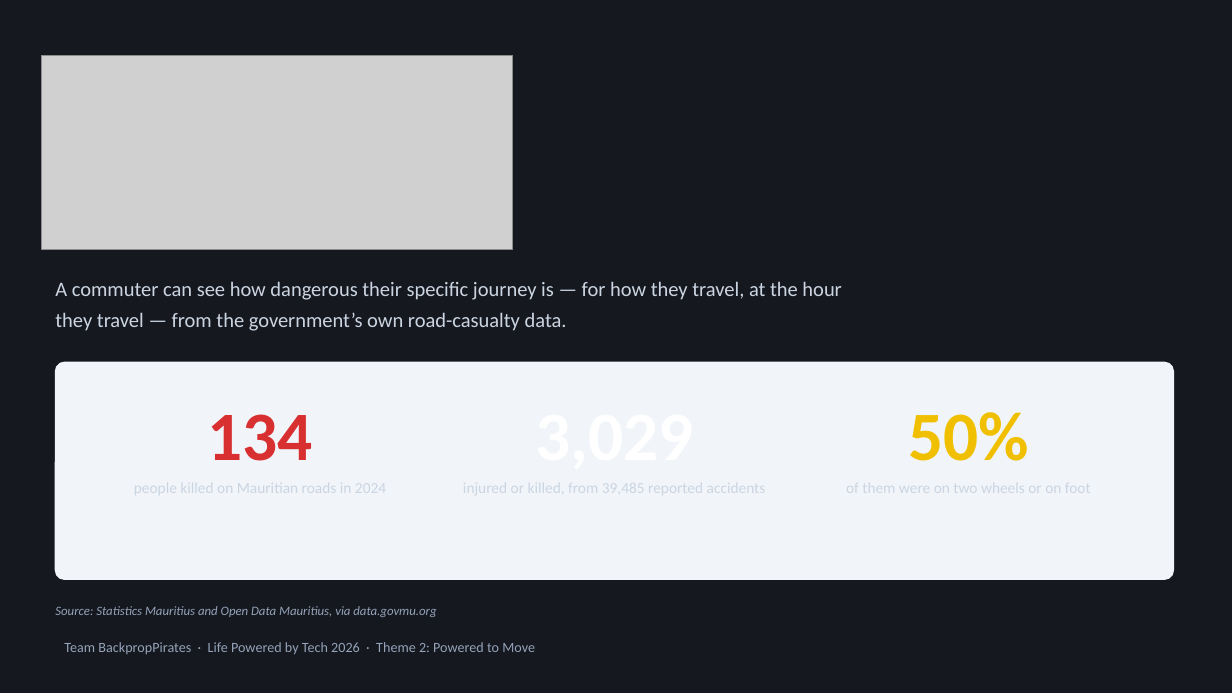
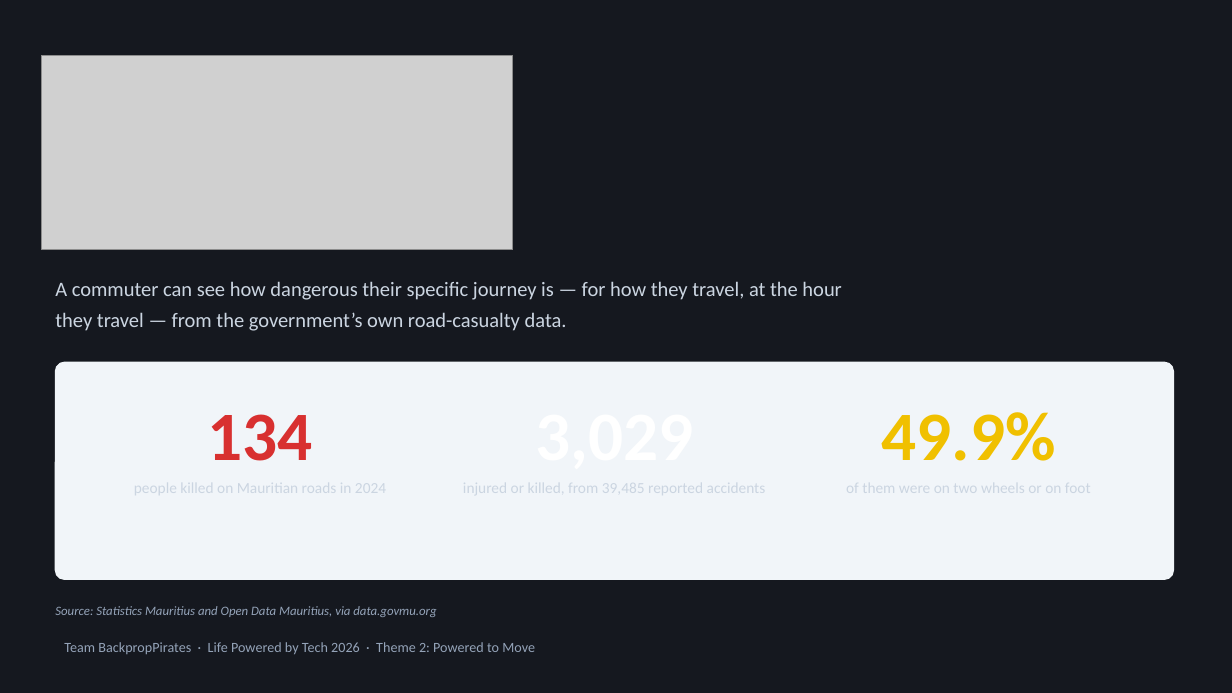
Before and after one commit to sahiljeebun132-dev/BackpropPirates, a slide deck: slide 1 of docs/Zetway-Pitch.pptx. Drawn at 1232x693 pixels with LibreOffice and Linux fonts; fonts in the diff are those of the drawing; grey boxes stand for pictures. Boxes give left, top, right and bottom in pixels: in the first picture for what was removed or moved away, otherwise in the second. Text is boxed around its words. In the diff, an @@ line names an element or a change of style, - is before the commit and + after.

```diff
--- a/docs/Zetway-Pitch.pptx
+++ b/docs/Zetway-Pitch.pptx
@@ text at [881,412,1055,461]: text changed @@
-50%
+49.9%
```
Also in this commit, not shown: 4 other slides changed, 13 other files.
